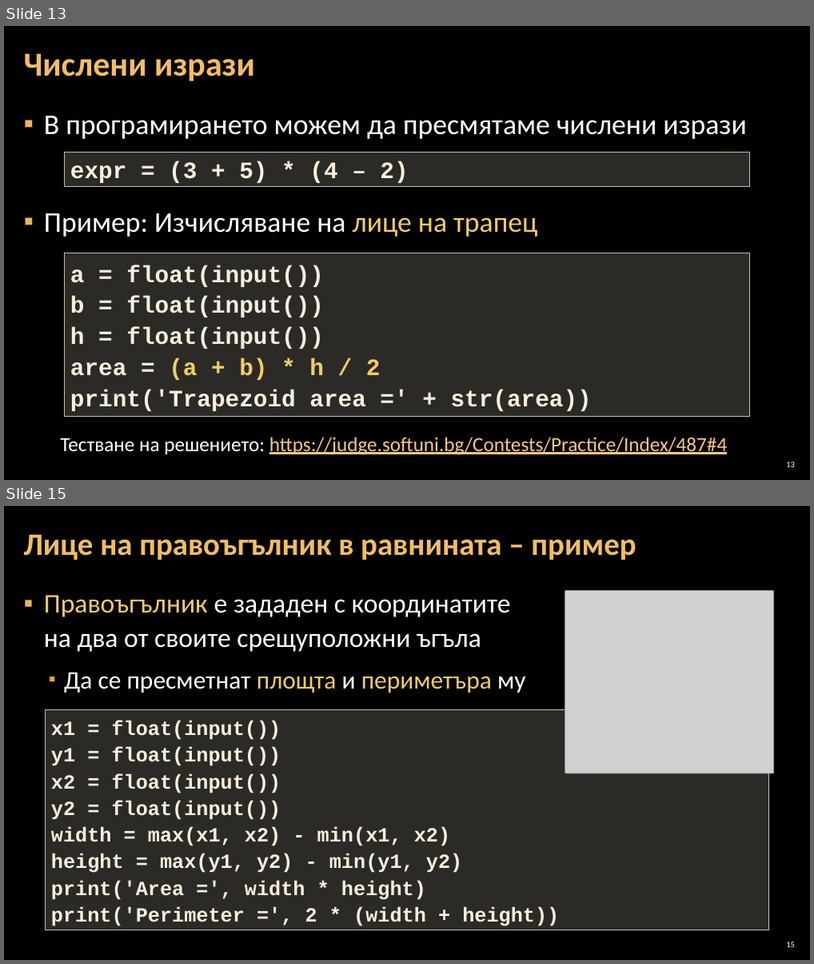
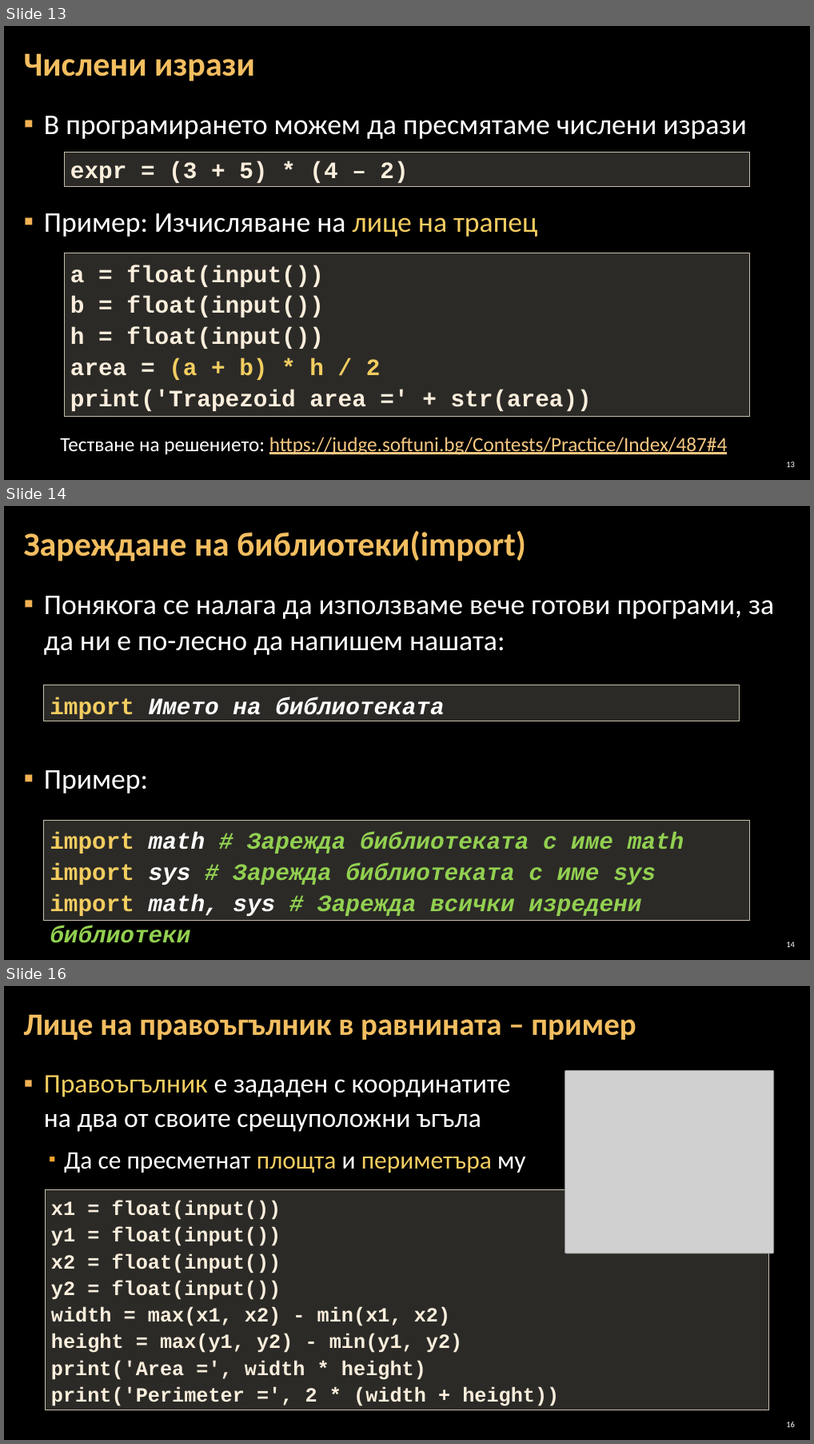
Before and after one commit to Software-University/Python-Basics, a slide deck: 2. Simple-Calculations/2. Simple-Calculations.pptx. Shown one above the other, each under a label of ours: slides 13 and 15 before the commit, slides 13, 14 and 16 after it; the slides between them are not shown. The pictures are 814x964 and 814x1444 pixels, drawn with LibreOffice and Linux fonts; fonts in the diff are those of the drawing; grey boxes stand for pictures; background and template pictures are left out. Boxes give left, top, right and bottom in pixels: in the first picture for what was removed or moved away, otherwise in the second. Text is boxed around its words. In the diff, an @@ line names an element or a change of style, - is before the commit and + after.

```diff
--- a/2. Simple-Calculations/2. Simple-Calculations.pptx
+++ b/2. Simple-Calculations/2. Simple-Calculations.pptx
@@ slide 14 added at (x1=4, y1=506, x2=810, y2=960), background picture (left out) @@
@@ title added at (x1=24, y1=531, x2=526, y2=561), 40 pt, text #F3BE60, bold @@
+Зареждане на библиотеки(import)
@@ text added at (x1=44, y1=596, x2=774, y2=793), 34 pt, text #FFFFFF @@
+▪ Понякога се налага да използваме вече готови програми, за да ни е по-лесно да напишем нашата:
+▪ Пример:
@@ rectangle added at (x1=44, y1=685, x2=740, y2=720), fill #D9D5C7 at 20% opacity, outline #C7BFAC 1 pt, 28 pt, text #FFFFFF, bold, italic @@
+import Името на библиотеката
@@ rectangle added at (x1=44, y1=820, x2=750, y2=920), fill #D9D5C7 at 20% opacity, outline #C7BFAC 1 pt, 28 pt, text #92D050, bold, italic @@
+import math # Зарежда библиотеката с име math
+import sys # Зарежда библиотеката с име sys
+import math, sys # Зарежда всички изредени библиотеки
@@ page number added at (x1=786, y1=941, x2=795, y2=947), 10 pt, text #FFFFFF @@
+14
@@ what was slide 15 is now slide 16 @@
@@ page number at (x1=786, y1=1421, x2=795, y2=1427): text changed @@
-15
+16
```
Also in this commit, not shown: 3 slides changed, 1 other slide added, 2 other files.
